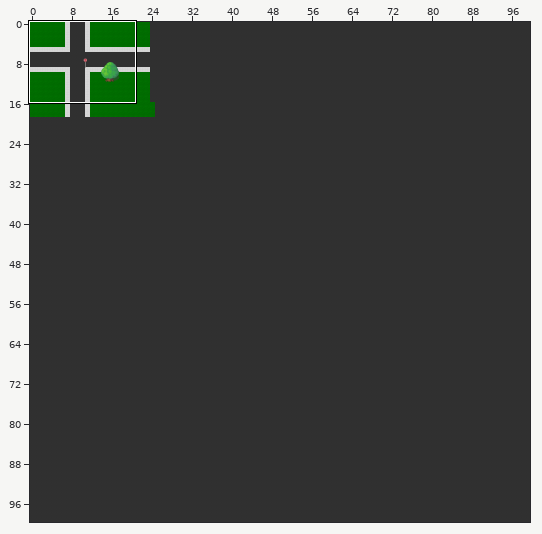
Tiled map -- game/untitled.tmx. Above, an overview of the earlier version with the close-up marked.
Close-up. Before the commit:
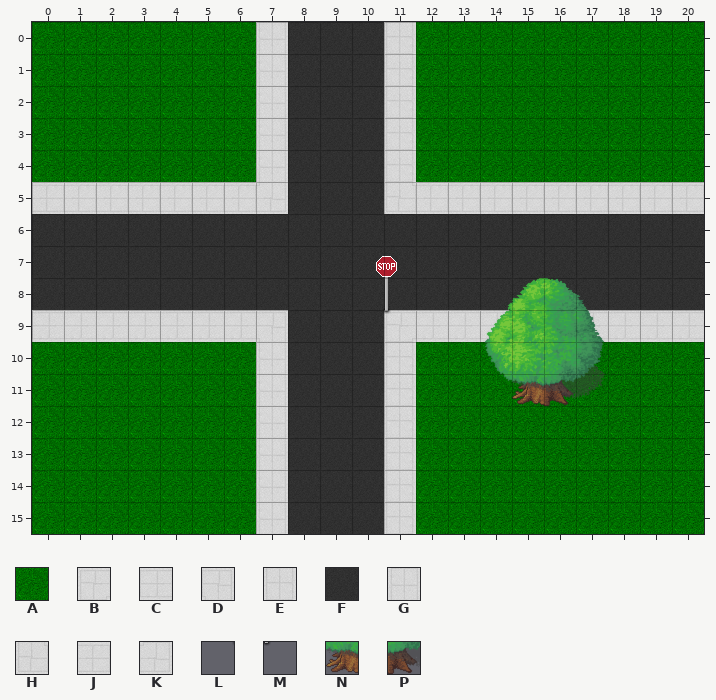
Cells are 32x32 px. Shown: x 0..20, y 0..15. The commit also changed other parts of the map, which this record leaves out.
Key: from "City": A 0, B 5, C 6, D 7, E 9, F 10, G 11, H 13, J 14, K 15; from "signs": L 8, M 9; from "tree": N 13, P 14.
_ is an empty cell, # one hidden under a higher layer.
Layers that did not change in this view are not listed.
Layer "Warstwa Kafelków 1" before, first column x 0:
 0 AAAAAAAGFFFEAAAAAAAAA
 1 AAAAAAAGFFFEAAAAAAAAA
 2 AAAAAAAGFFFEAAAAAAAAA
 3 AAAAAAAGFFFEAAAAAAAAA
 4 AAAAAAAGFFFEAAAAAAAAA
 5 JJJJJJJKFFFHJJJJJJJJJ
 6 FFFFFFFFFFFFFFFFFFFFF
 7 FFFFFFFFFFFFFFFFFFFFF
 8 FFFFFFFFFFFFFFFFFFFFF
 9 CCCCCCCDFFFBCCC##CCCC
10 AAAAAAAGFFFEAAA##AAAA
11 AAAAAAAGFFFEAAAAAAAAA
12 AAAAAAAGFFFEAAAAAAAAA
13 AAAAAAAGFFFEAAAAAAAAA
14 AAAAAAAGFFFEAAAAAAAAA
15 AAAAAAAGFFFEAAAAAAAAA
After:
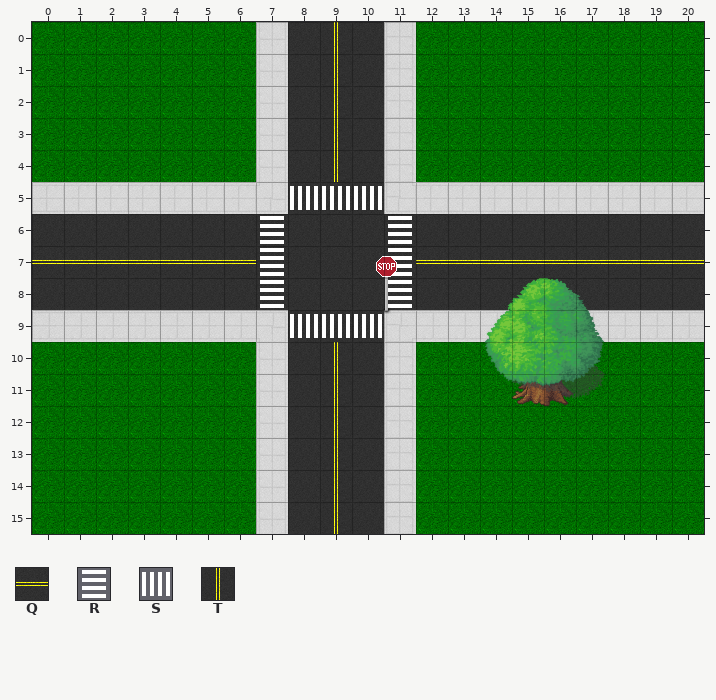
Further tiles: from "City": Q 1, R 2, S 3, T 4.
Diff:
Changed rows in their new state; . is an unchanged cell.
Layer "Warstwa Kafelków 1":
first column x 0:
 0 .........T...........
 1 .........T...........
 2 .........T...........
 3 .........T...........
 4 .........T...........
 7 QQQQQQQ.....QQQQQQQQQ
10 .........T...........
11 .........T...........
12 .........T...........
13 .........T...........
14 .........T...........
15 .........T...........
Layer "Warstwa Kafelków 2":
first column x 7:
 5 .SSS.
 6 R...R
 7 R...R
 8 R...R
 9 .SSS.
